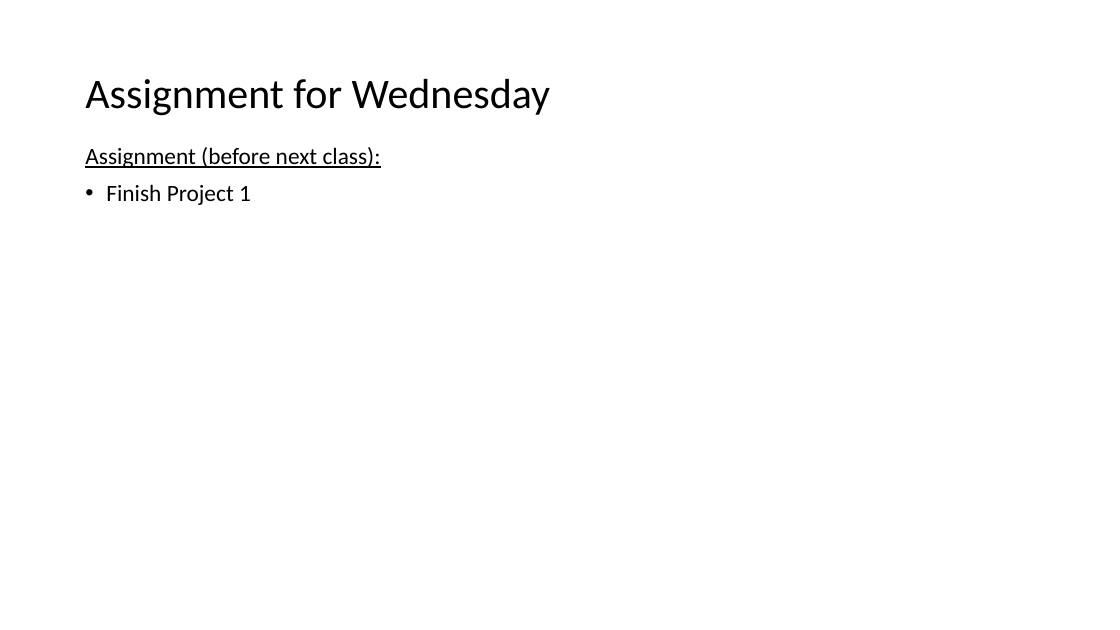
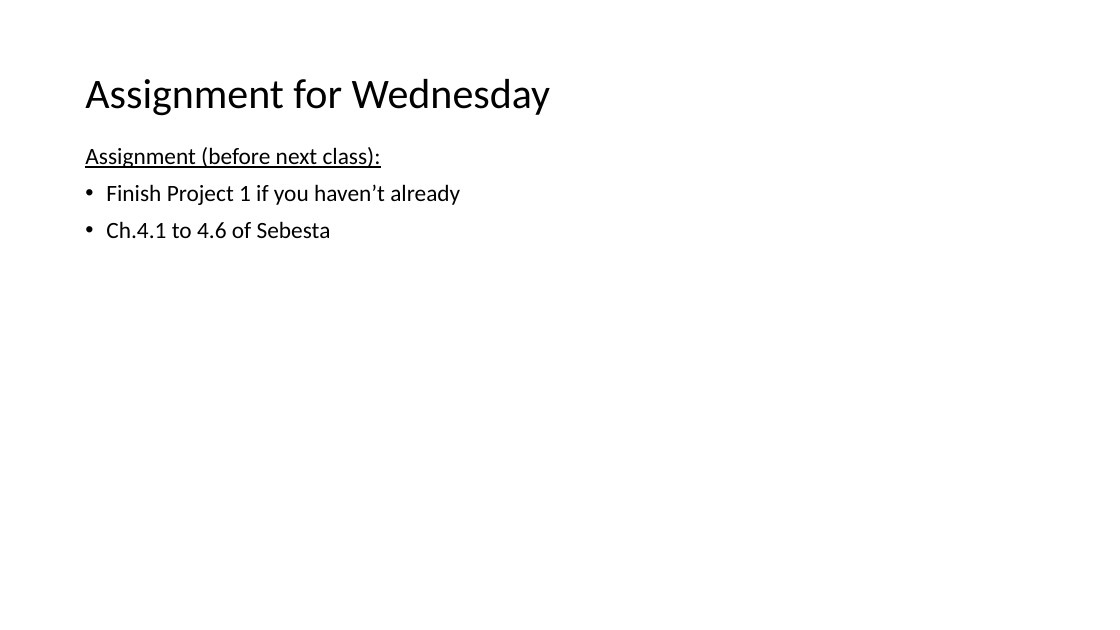
Before and after one commit to EricJPogue/www-epogue-info, a slide deck: slide 4 of CPSC-24700/Presentations/session-09.pptx. Drawn at 1120x630 pixels with LibreOffice and Linux fonts; fonts in the diff are those of the drawing. Boxes give left, top, right and bottom in pixels: in the first picture for what was removed or moved away, otherwise in the second. Text is boxed around its words. In the diff, an @@ line names an element or a change of style, - is before the commit and + after.

```diff
--- a/CPSC-24700/Presentations/session-09.pptx
+++ b/CPSC-24700/Presentations/session-09.pptx
@@ text at (106, 184, 460, 238): text changed @@
-• Finish Project 1
+• Finish Project 1 if you haven’t already
+• Ch.4.1 to 4.6 of Sebesta
```
Also in this commit, not shown: 3 other slides changed, 1 slide added, 2 slides removed, 11 other files.
